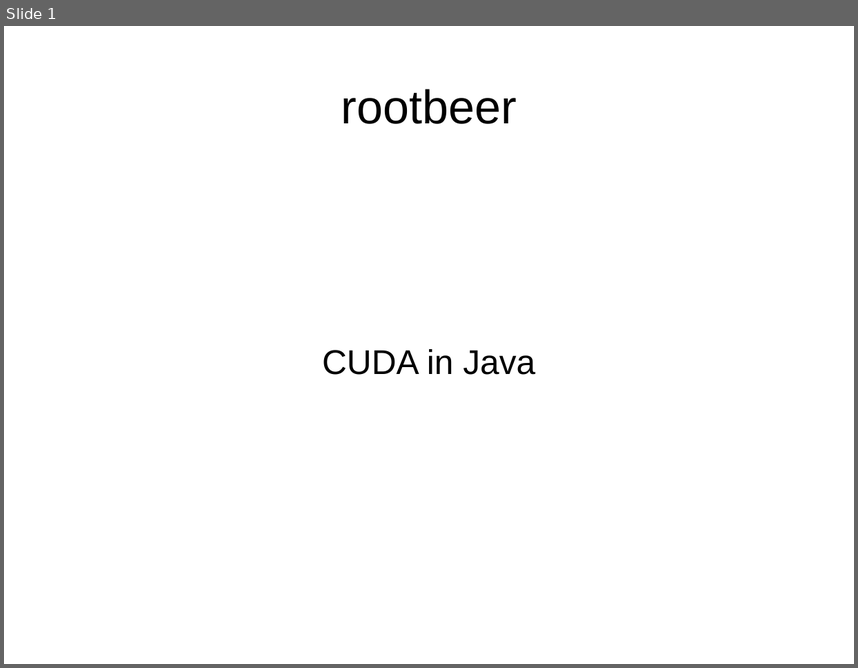
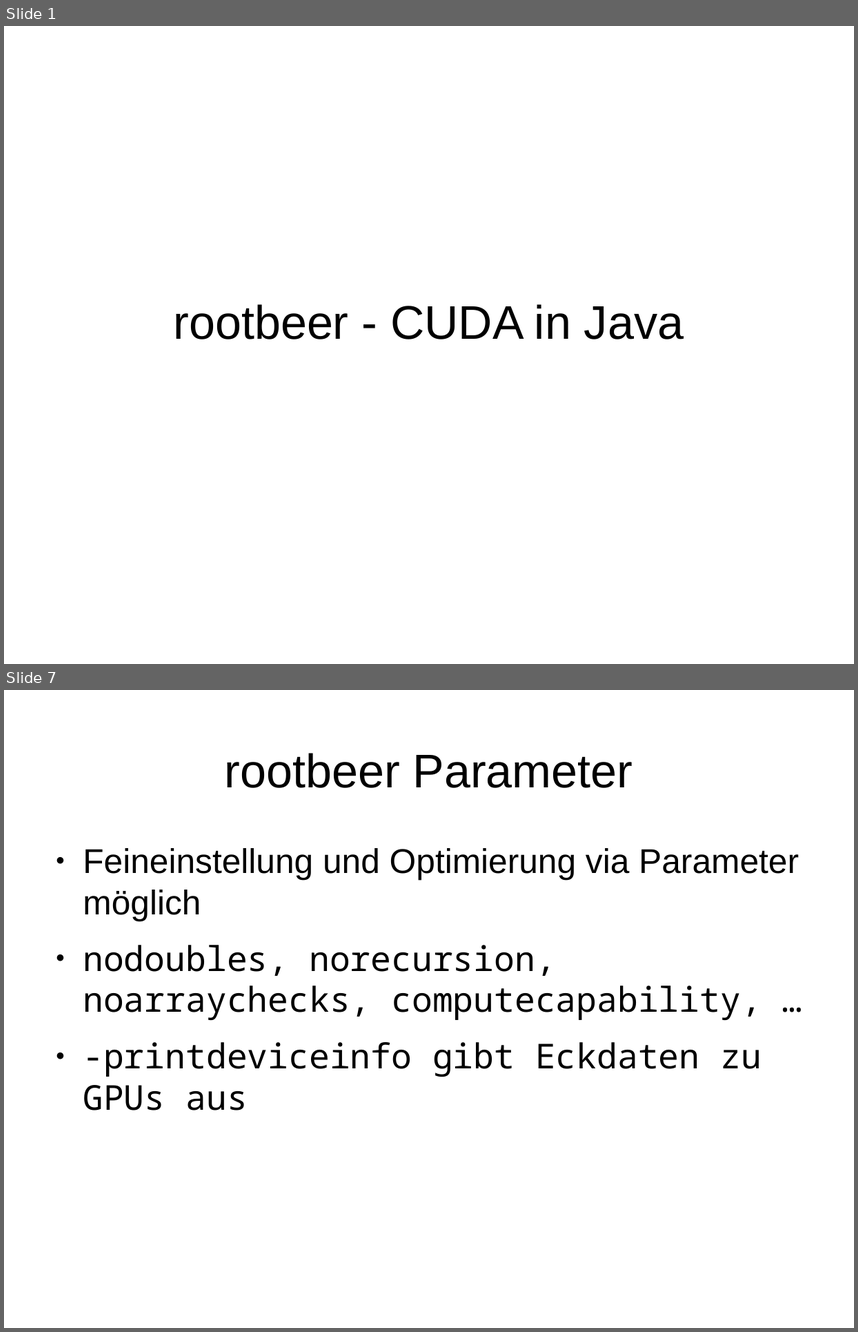
Before and after one commit to Plastefuchs/rootbeer-perf, a slide deck: docs/rootbeer Präsentation.odp. Shown one above the other, each under a label of ours: slide 1 before the commit, slides 1 and 7 after it; the slides between them are not shown. The pictures are 858x668 and 858x1332 pixels, drawn with LibreOffice and Linux fonts; fonts in the diff are those of the drawing. Boxes give left, top, right and bottom in pixels: in the first picture for what was removed or moved away, otherwise in the second. Text is boxed around its words. In the diff, an @@ line names an element or a change of style, - is before the commit and + after.

```diff
--- a/docs/rootbeer Präsentation.odp
+++ b/docs/rootbeer Präsentation.odp
@@ slide 7 added at <box>4,690,854,1328</box>, background #FFFFFF @@
@@ title added at <box>225,753,633,788</box>, 44 pt, text #000000 @@
+rootbeer Parameter
@@ text added at <box>83,848,799,1110</box>, 32 pt, text #000000 @@
+● Feineinstellung und Optimierung via Parameter möglich
+● nodoubles, norecursion, noarraychecks, computecapability, …
+● -printdeviceinfo gibt Eckdaten zu GPUs aus
@@ slide 1 changed as well @@
@@ title removed at <box>341,89,517,124</box> @@
-rootbeer
@@ title at <box>174,304,684,339</box>: text changed; size 32 to 44 pt @@
-CUDA in Java
+rootbeer - CUDA in Java
```
Also in this commit, not shown: 11 other slides added, 4 other files.
